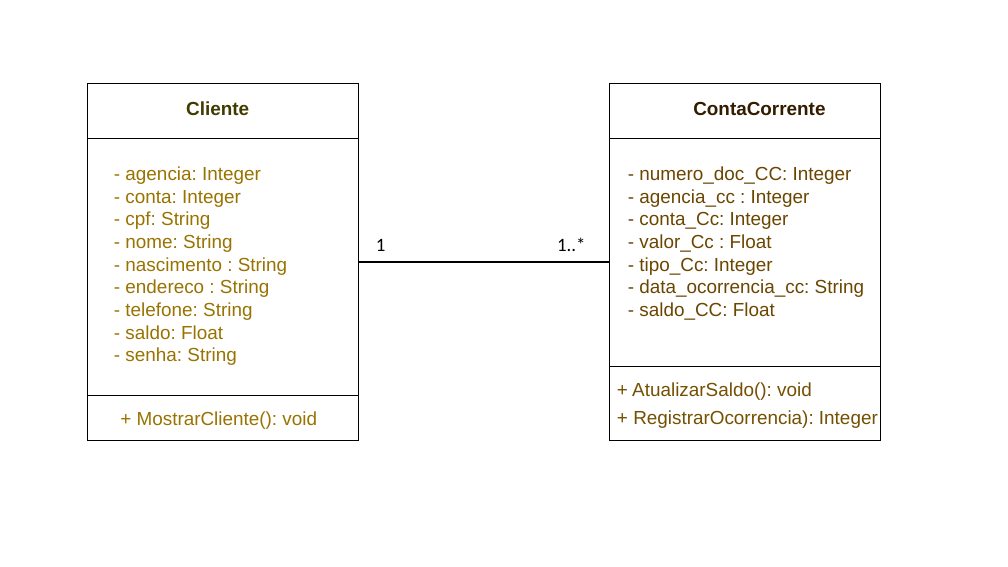
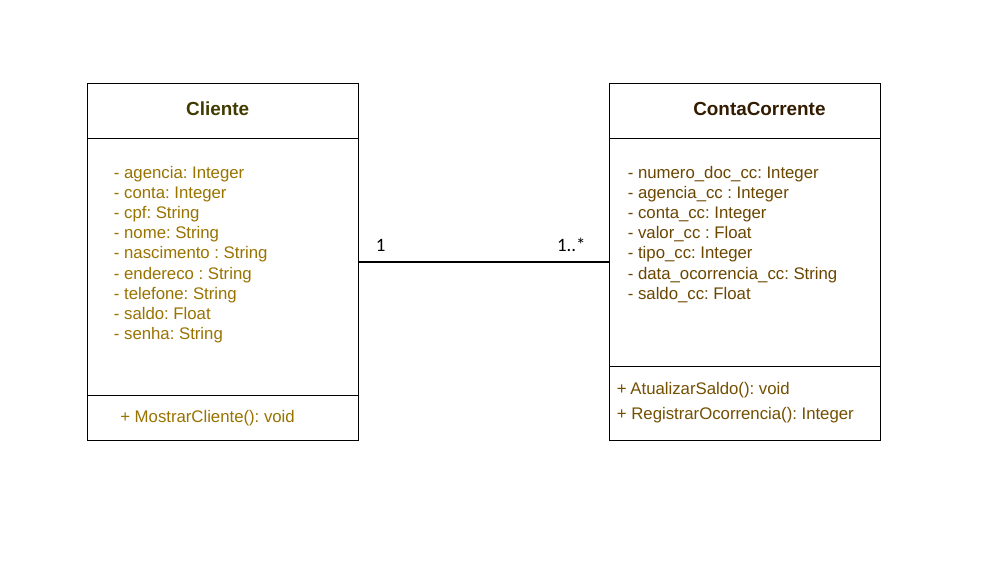
Before and after one commit to Fabiojpl1907/SENAI_FullStack, a slide deck: slide 1 of UC11 - Modelagem de Sistemas/SA1 - Atividade 3 - Presencial - Modelagem de Sistemas e Diagrama de Classe/mat_auxiliar/Banco_Diagrama de classes.pptx. Drawn at 1008x567 pixels with LibreOffice and Linux fonts; fonts in the diff are those of the drawing. Boxes give left, top, right and bottom in pixels: in the first picture for what was removed or moved away, otherwise in the second. Text is boxed around its words. In the diff, an @@ line names an element or a change of style, - is before the commit and + after.

Commit message:
Java Basico - Cliente &  Conta Corente Completo

```diff
--- a/UC11 - Modelagem de Sistemas/SA1 - Atividade 3 - Presencial - Modelagem de Sistemas e Diagrama de Classe/mat_auxiliar/Banco_Diagrama de classes.pptx
+++ b/UC11 - Modelagem de Sistemas/SA1 - Atividade 3 - Presencial - Modelagem de Sistemas e Diagrama de Classe/mat_auxiliar/Banco_Diagrama de classes.pptx
@@ text "- agencia: Integer" at bbox=[124, 166, 268, 343]: size 18 to 16 pt @@
@@ text at bbox=[638, 166, 819, 182]: text changed; size 18 to 16 pt @@
-- numero_doc_CC: Integer
+- numero_doc_cc: Integer
@@ text at bbox=[638, 206, 766, 262]: text changed; size 18 to 16 pt @@
-- conta_Cc: Integer
-- valor_Cc : Float
-- tipo_Cc: Integer
+- conta_cc: Integer
+- valor_cc : Float
+- tipo_cc: Integer
@@ text at bbox=[638, 186, 838, 283]: size 18 to 16 pt in "- agencia_cc : Integer", "- data_ocorrencia_cc: String" @@
@@ text at bbox=[638, 287, 750, 303]: text changed; size 18 to 16 pt @@
-- saldo_CC: Float
+- saldo_cc: Float
@@ text at bbox=[630, 382, 790, 398]: size 18 to 16 pt in "+ AtualizarSaldo(): void" @@
@@ text "+ MostrarCliente(): void" at bbox=[135, 410, 295, 426]: size 18 to 16 pt @@
@@ text at bbox=[631, 407, 854, 423]: text changed; size 18 to 16 pt @@
-+ RegistrarOcorrencia): Integer
++ RegistrarOcorrencia(): Integer
```
Also in this commit, not shown: 9 other files.
